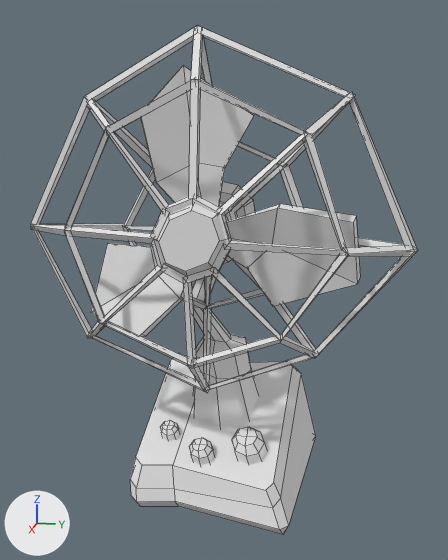
An edit to the FBX model MGSC/Assets/Project/Art/Environment/Anim/Enviro/Fan/SM_Fan.fbx, drawn before and after from the same camera.
Rendered twice from a 50 mm lens placed at (1.171, 0.249, 0.713), pointed at (0.022, 0.019, 0.426). Arrows for +X, +Y and +Z are at lower left; the lights stay in place. The older version comes first. Mesh edges are drawn as thin lines. Where no turn or scale is listed for an object, it has been applied to the vertices.

The first picture shows 'SM_FanBase', 'SM_FanPalms'.
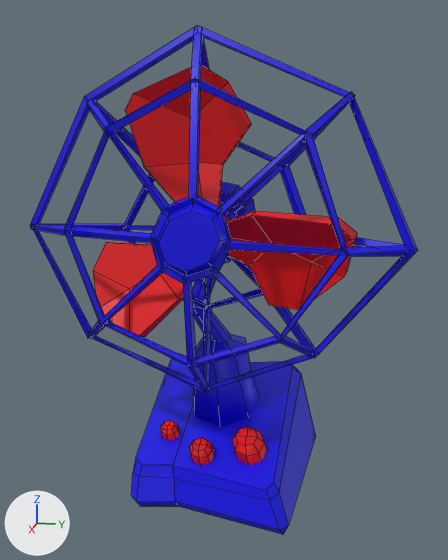
Commit message: fan update

Location of each change, (x1, y1, x2, y2) in pixels of the pictures (448 x 560 px):
'SM_FanPalms', reshaped
    before: (91, 65, 360, 336)
    after: (93, 65, 357, 337)
part 1 of me_sm_fanbase, recoloured (white to blue)
    both: (30, 26, 418, 534)
part 2 of me_sm_fanbase, recoloured (white to red)
    both: (160, 420, 267, 465)
part 3 of me_sm_fanpalms, cut back
    before: (91, 65, 360, 336)
    after: (93, 65, 357, 337)
part 4 of me_sm_fanpalms, recoloured
    before: (150, 163, 280, 299)
    after: (144, 162, 272, 299)

What the commit changed:
Material 'ID2' (mat_id2) is new.
Its base color is (0.8, 0.0, 0.00137) (red #e70005).
Material 'ID1' (mat_id1) is new.
Its base color is (0.00134, 0.0, 0.8) (blue #0400e7).
me_sm_fanbase has 616 vertices, 552 faces and spans x -0.194..0.233, y -0.334..0.365, z -0.002..0.877.
me_sm_fanbase is used by ob_sm_fanbase; location (0.0, 0.0, 0.0).
me_sm_fanbase part 1: 480 of the faces centred in x -0.181..0.233, y -0.279..0.306, z -0.001..0.83 switch from no material to mat_id1 (blue #0400e7).
me_sm_fanbase part 2: all 72 faces centred in x 0.05..0.139, y -0.099..0.115, z 0.083..0.148 switch from no material to mat_id2 (red #e70005).
me_sm_fanpalms is used by ob_sm_fanpalms; location (0.086, 0.001, 0.536).
me_sm_fanpalms had 70 vertices, 58 faces and spanned x -0.032..0.059, y -0.222..0.275, z -0.2..0.279.
me_sm_fanpalms now has 88 vertices, 76 faces and spans x -0.053..0.064, y -0.223..0.265, z -0.204..0.281.
Part 3, on me_sm_fanpalms:
8 vertices are removed from x -0.01..0.059, y -0.116..0.262, z -0.2..0.2.
23 faces are deleted.
4 vertices in x 0.021..0.027, y -0.023..0.032, z -0.034..0.02 move by (0.002, 0.0, 0.0).
4 vertices in x 0.002..0.014, y -0.094..0.121, z -0.088..0.118 move by (-0.014, 0.0, 0.0).
26 vertices move from x -0.032..0.051, y -0.222..0.275, z -0.17..0.279 to x -0.053..0.056, y -0.206..0.194, z -0.137..0.194.
26 vertices are added at x -0.029..0.064, y -0.223..0.265, z -0.204..0.281.
41 new faces join them.
me_sm_fanpalms part 4: 35 faces spanning x -0.051..0.056, y -0.206..0.121, z -0.123..0.118 switch from no material to mat_id2 (red #e70005).
